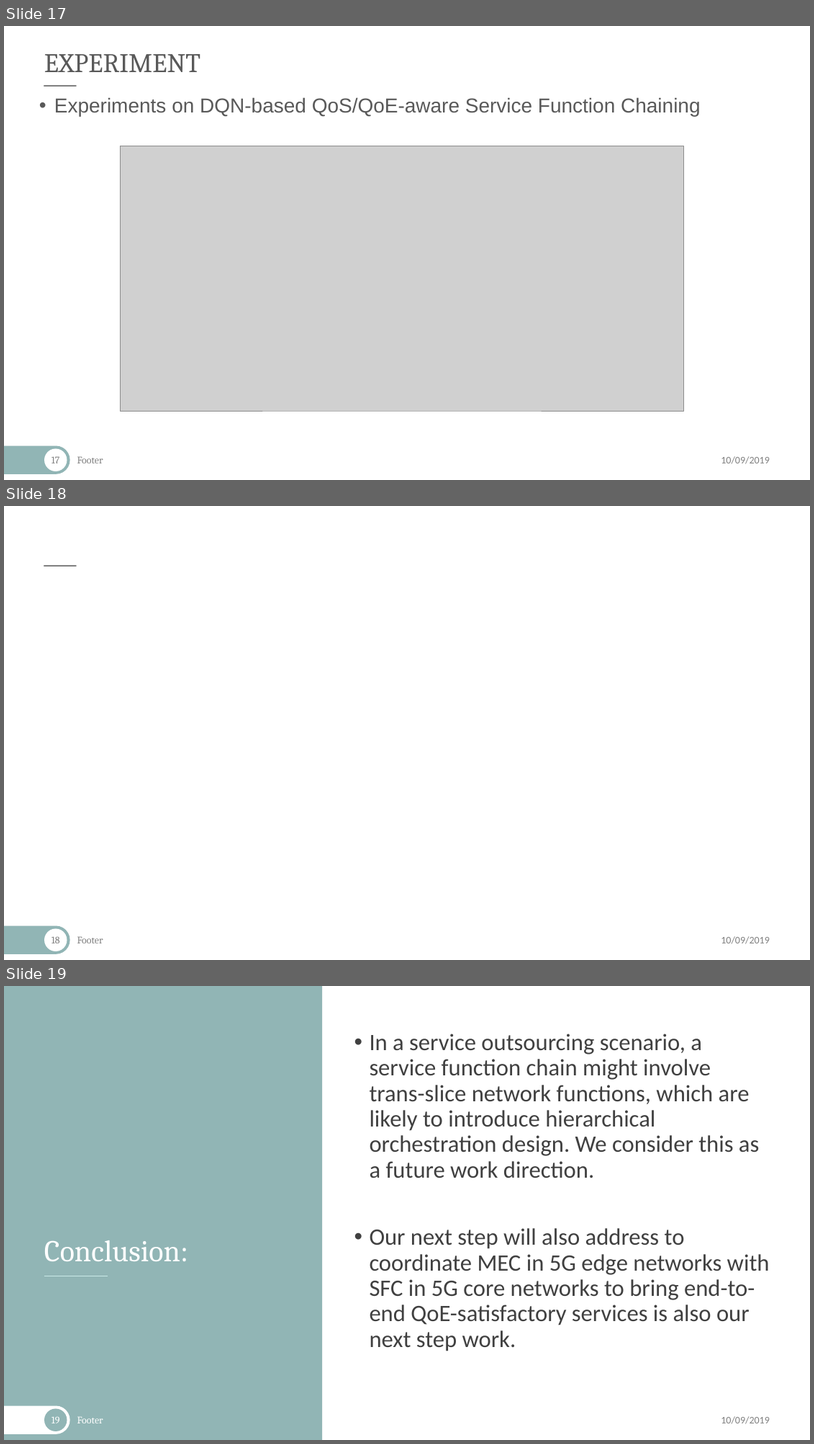
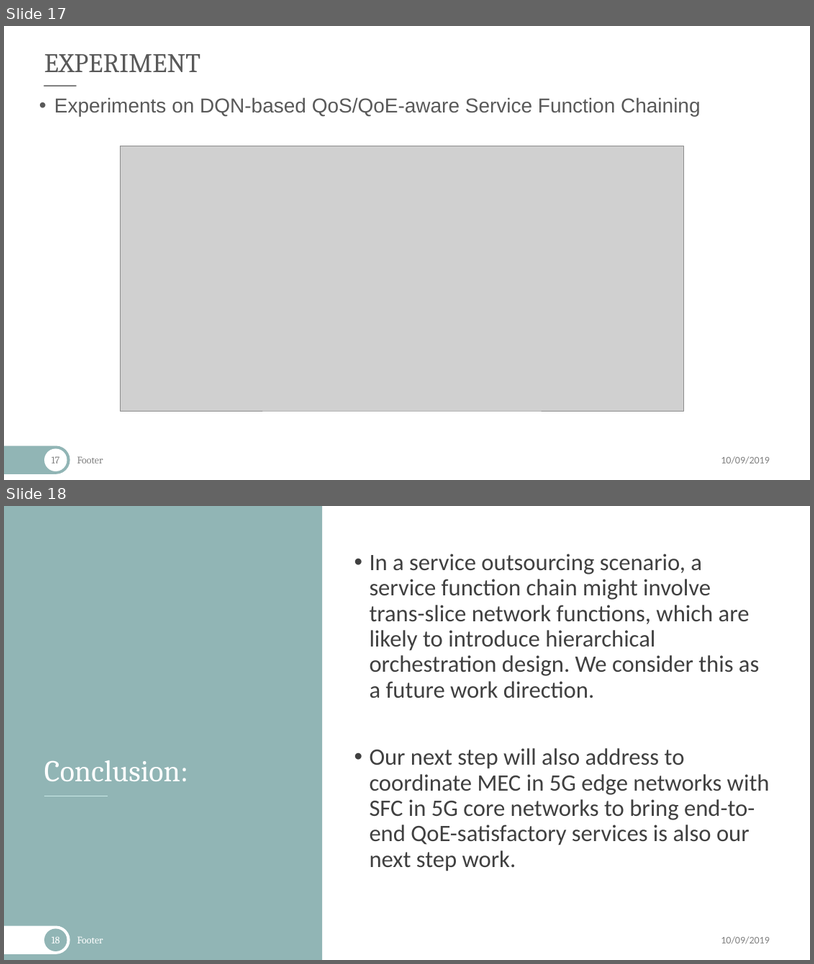
Before and after one commit to s1042992/Presentation_hscc, a slide deck: QoSQoEAware5GSlices.pptx. Shown one above the other, each under a label of ours: slides 17, 18 and 19 before the commit, slides 17 and 18 after it. The pictures are 814x1444 and 814x964 pixels, drawn with LibreOffice and Linux fonts; fonts in the diff are those of the drawing; grey boxes stand for pictures. Boxes give left, top, right and bottom in pixels: in the first picture for what was removed or moved away, otherwise in the second. Text is boxed around its words. In the diff, an @@ line names an element or a change of style, - is before the commit and + after.

Commit message:
Add files via upload
09/11 updated

```diff
--- a/QoSQoEAware5GSlices.pptx
+++ b/QoSQoEAware5GSlices.pptx
@@ slide 18 removed at <box>4,506,810,960</box>, background #FFFFFF; not listed: 3 template elements that a slide beside it also shows @@
@@ page number removed at <box>52,936,60,943</box> @@
-18
@@ text removed at <box>77,936,103,943</box> @@
-Footer
@@ text removed at <box>721,936,769,944</box> @@
-10/09/2019
@@ what was slide 19 is now slide 18 @@
@@ page number at <box>52,937,60,943</box>: text changed @@
-19
+18
```
Also in this commit, not shown: 1 slide added, 1 other slide removed.
